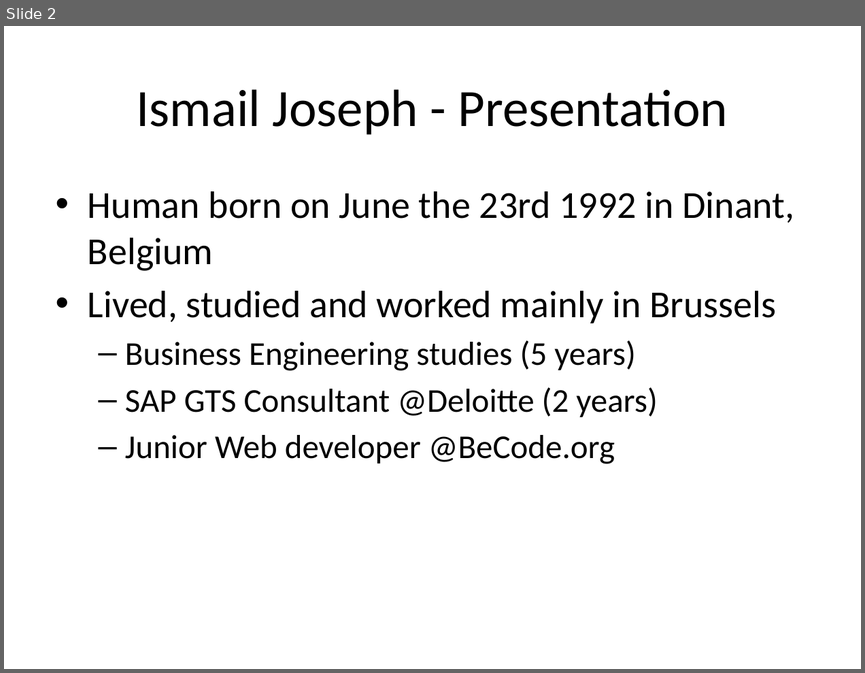
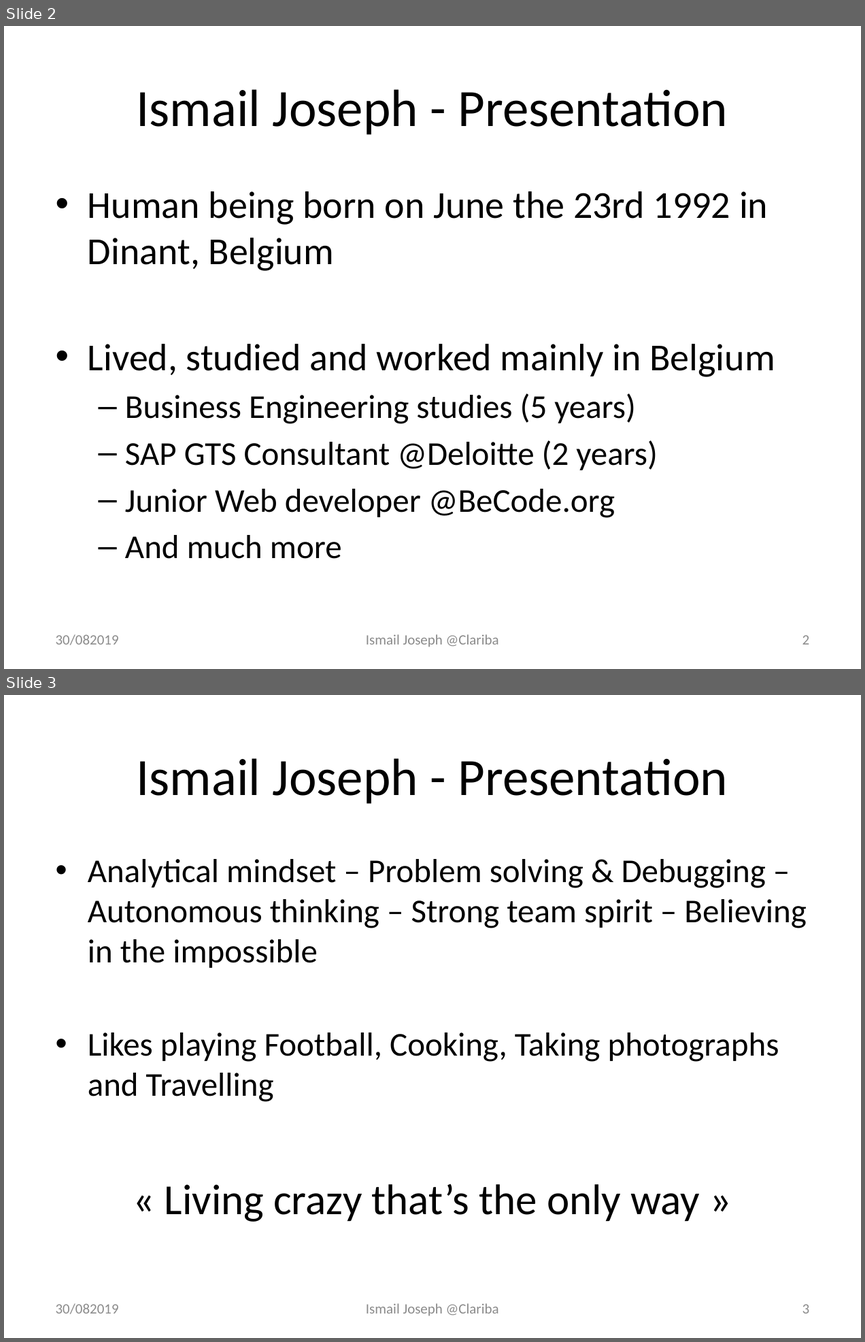
Before and after one commit to Fesouille/ionic-angular-course, a slide deck: Clariba_test_presentation.pptx. Shown one above the other, each under a label of ours: slide 2 before the commit, slides 2 and 3 after it. The pictures are 865x673 and 865x1342 pixels, drawn with LibreOffice and Linux fonts; fonts in the diff are those of the drawing. Boxes give left, top, right and bottom in pixels: in the first picture for what was removed or moved away, otherwise in the second. Text is boxed around its words. In the diff, an @@ line names an element or a change of style, - is before the commit and + after.

```diff
--- a/Clariba_test_presentation.pptx
+++ b/Clariba_test_presentation.pptx
@@ slide 3 added at bbox=[4, 695, 861, 1338], background #FFFFFF @@
@@ title added at bbox=[136, 758, 728, 804], 44 pt, text #000000 @@
+Ismail Joseph - Presentation
@@ text added at bbox=[88, 859, 806, 1221], 28 pt, text #000000 @@
+• Analytical mindset – Problem solving & Debugging – Autonomous thinking – Strong team spirit – Believing in the impossible
+• Likes playing Football, Cooking, Taking photographs and Travelling
+« Living crazy that’s the only way »
@@ text added at bbox=[56, 1303, 119, 1314], 12 pt, text #8C8C8C @@
+30/082019
@@ text added at bbox=[366, 1303, 499, 1316], 12 pt, text #8C8C8C @@
+Ismail Joseph @Clariba
@@ page number added at bbox=[802, 1304, 810, 1313], 12 pt, text #8C8C8C @@
+3
@@ slide 2 changed as well @@
@@ text at bbox=[88, 191, 774, 377]: text changed @@
-• Human born on June the 23rd 1992 in Dinant, Belgium
-• Lived, studied and worked mainly in Brussels
+• Human being born on June the 23rd 1992 in Dinant, Belgium
+• Lived, studied and worked mainly in Belgium
@@ text at bbox=[125, 535, 342, 558]: paragraph added @@
+  – And much more
@@ text added at bbox=[56, 634, 119, 645], 12 pt, text #8C8C8C @@
+30/082019
@@ text added at bbox=[366, 634, 499, 647], 12 pt, text #8C8C8C @@
+Ismail Joseph @Clariba
@@ page number added at bbox=[802, 635, 810, 644], 12 pt, text #8C8C8C @@
+2
```
Also in this commit, not shown: 1 other slide changed, 3 other slides added.
